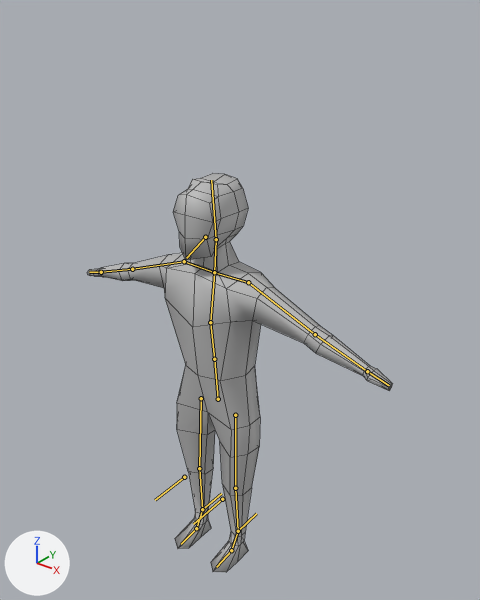
One commit to the Blender file Assets/Blender/guy.blend: the scene before it, then after it.
Camera for both pictures: a 50 mm camera at (2.97, -3.42, 4.59) aimed at (0.12, 0.14, 2.38). Arrows for +X, +Y and +Z are at lower left; the lights stay in place. The bones that bend it are drawn over the model as lines. Mesh edges are drawn as thin lines.

Objects in the first picture: 'body'.
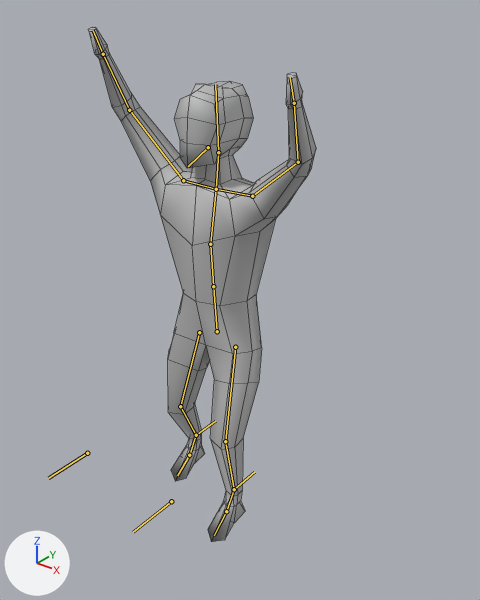
The newer file adds an action. The first version stands in its rest pose; the second is drawn at frame 11 of the action 'jump'.

The change in detail:
Bone 'abdomen' (bone_abdomen) moves from (0.0, 0.0, 0.0) to (0.0, 0.626, -0.051).
Bone 'waist' (bone_waist) turns from (0, 0, 0) to (-2, 1, 0) degrees about its own x, y and z.
Bone 'upper_arm.l' (bone_upper_arm_l) turns from (0, 0, 0) to (24, 3, 55) degrees about its own x, y and z.
Bone 'forearm.l' (bone_forearm_l) turns from (0, 0, 0) to (17, 13, 38) degrees about its own x, y and z.
Bone 'upper_arm.r' (bone_upper_arm_r) turns from (0, 0, 0) to (20, -9, -75) degrees about its own x, y and z.
Bone 'forearm.r' (bone_forearm_r) turns from (0, 0, 0) to (14, 19, -27) degrees about its own x, y and z.
Bone 'knee_tgt.l' (bone_knee_tgt_l) moves from (0.0, 0.0, 0.0) to (-0.237, 0.795, 0.671).
Bone 'heel_tgt.l' (bone_heel_tgt_l) moves from (0.0, 0.0, 0.0) to (-0.153, -0.224, -0.698).
Bone 'foot.l' (bone_foot_l) turns from (0, 0, 0) to (-33, 0, 0) degrees about its own x, y and z.
Bone 'knee_tgt.r' (bone_knee_tgt_r) moves from (0.0, 0.0, 0.0) to (0.22, 0.809, 0.658).
Bone 'heel_tgt.r' (bone_heel_tgt_r) moves from (0.0, 0.0, 0.0) to (0.169, 0.11, -0.697).
Bone 'foot.r' (bone_foot_r) turns from (0, 0, 0) to (-32, 0, 0) degrees about its own x, y and z.

What differs and where, as boxes [x1, y1, x2, y2] in the pictures (480 x 600 px):
'body', posed (25% narrower, 29% taller): before [88, 173, 393, 572]; after [88, 27, 316, 542]
bone 'abdomen', root to tip: before (218, 399) to (214, 359); after (217, 331) to (213, 286)
bone 'waist', root to tip: before (214, 359) to (210, 322); after (213, 286) to (210, 244)
bone 'upper_arm.l', root to tip: before (248, 282) to (315, 334); after (252, 196) to (298, 162)
bone 'forearm.l', root to tip: before (315, 334) to (367, 371); after (298, 162) to (294, 103)
bone 'upper_arm.r', root to tip: before (184, 261) to (132, 269); after (183, 180) to (129, 110)
bone 'forearm.r', root to tip: before (132, 269) to (101, 272); after (129, 110) to (103, 54)
bone 'knee_tgt.l', root to tip: before (222, 499) to (193, 524); after (171, 501) to (133, 532)
bone 'heel_tgt.l', root to tip: before (238, 531) to (256, 513); after (234, 489) to (254, 472)
bone 'foot.l', root to tip: before (231, 550) to (216, 567); after (226, 511) to (214, 535)
bone 'knee_tgt.r', root to tip: before (184, 477) to (155, 500); after (87, 453) to (48, 478)
bone 'heel_tgt.r', root to tip: before (202, 509) to (221, 493); after (196, 435) to (215, 421)
bone 'foot.r', root to tip: before (196, 528) to (181, 544); after (189, 455) to (177, 475)
